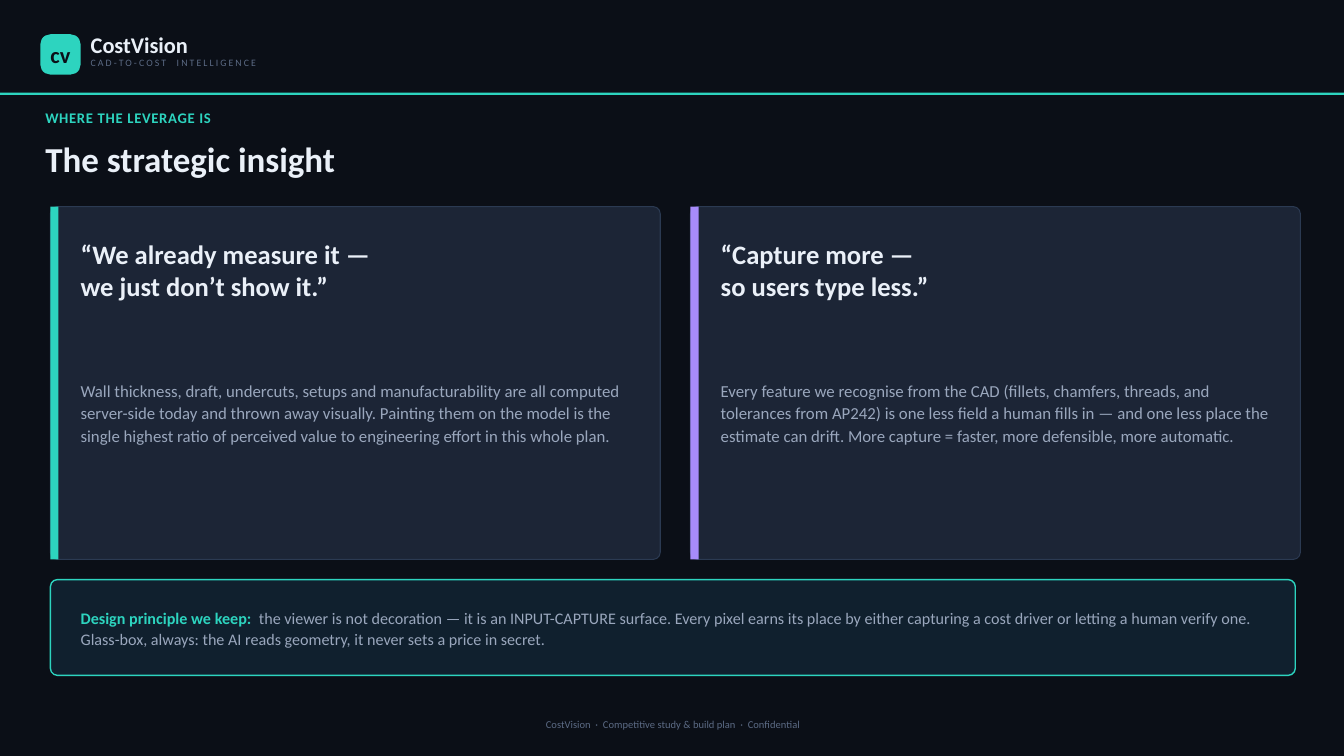
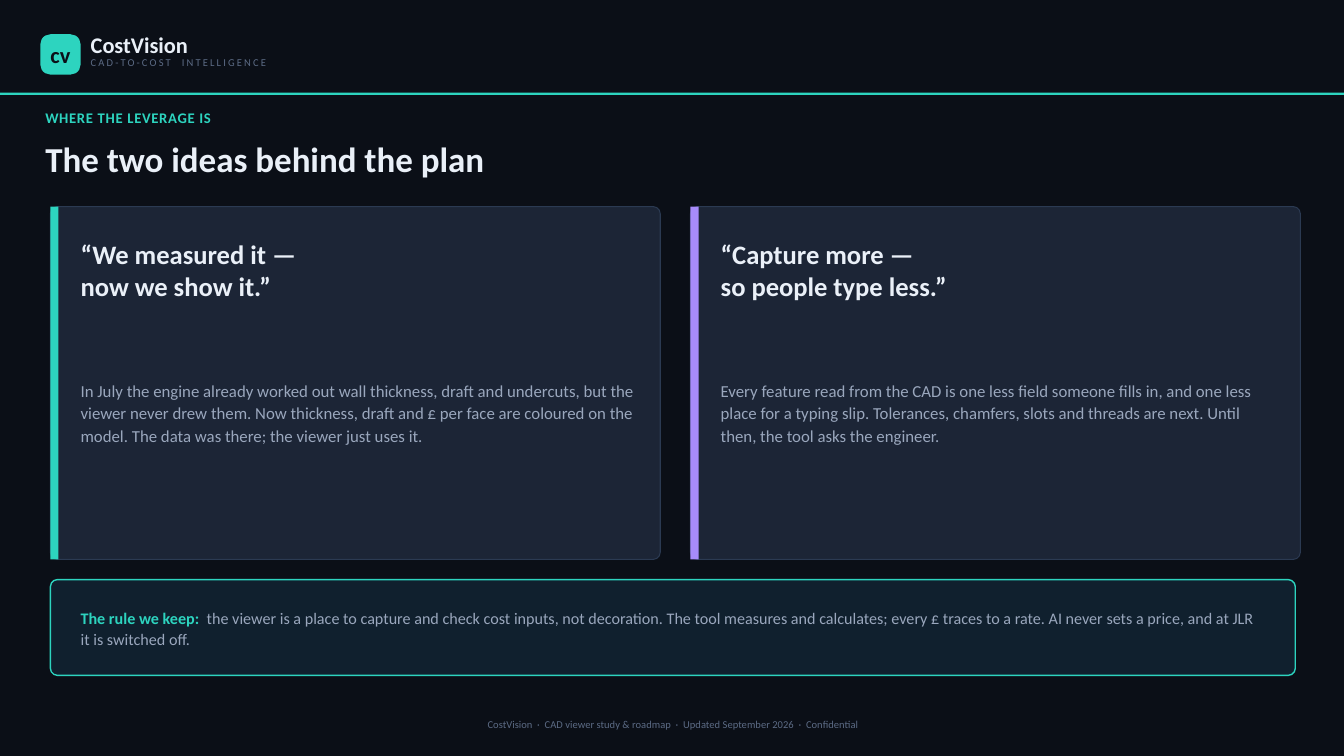
Before and after one commit to bhosaleavinash546/leamington-marathi, a slide deck: slide 7 of CostVision-3D-CAD-Viewer-Study-and-Roadmap.pptx. Drawn at 1344x756 pixels with LibreOffice and Linux fonts; fonts in the diff are those of the drawing. Boxes give left, top, right and bottom in pixels: in the first picture for what was removed or moved away, otherwise in the second. Text is boxed around its words. In the diff, an @@ line names an element or a change of style, - is before the commit and + after.

```diff
--- a/CostVision-3D-CAD-Viewer-Study-and-Roadmap.pptx
+++ b/CostVision-3D-CAD-Viewer-Study-and-Roadmap.pptx
@@ text "CAD-TO-COST INTELLIGENCE" at bbox=[91, 59, 266, 66]: size 7 to 7.5 pt @@
@@ text at bbox=[45, 147, 484, 178]: text changed @@
-The strategic insight
+The two ideas behind the plan
@@ text at bbox=[81, 244, 271, 296]: text changed @@
-“We already measure it —
-we just don’t show it.”
+“We measured it —
+now we show it.”
@@ text at bbox=[721, 277, 947, 300]: text changed @@
-so users type less.”
+so people type less.”
@@ text at bbox=[81, 385, 634, 445]: text changed @@
-Wall thickness, draft, undercuts, setups and manufacturability are all computed server-side today and thrown away visually. Painting them on the model is the single highest ratio of perceived value to engineering effort in this whole plan.
+In July the engine already worked out wall thickness, draft and undercuts, but the viewer never drew them. Now thickness, draft and £ per face are coloured on the model. The data was there; the viewer just uses it.
@@ text at bbox=[721, 385, 1251, 445]: text changed @@
-Every feature we recognise from the CAD (fillets, chamfers, threads, and tolerances from AP242) is one less field a human fills in — and one less place the estimate can drift. More capture = faster, more defensible, more automatic.
+Every feature read from the CAD is one less field someone fills in, and one less place for a typing slip. Tolerances, chamfers, slots and threads are next. Until then, the tool asks the engineer.
@@ text at bbox=[81, 612, 1254, 645]: text changed @@
-Design principle we keep: the viewer is not decoration — it is an INPUT-CAPTURE surface. Every pixel earns its place by either capturing a cost driver or letting a human verify one. Glass-box, always: the AI reads geometry, it never sets a price in secret.
+The rule we keep: the viewer is a place to capture and check cost inputs, not decoration. The tool measures and calculates; every £ traces to a rate. AI never sets a price, and at JLR it is switched off.
@@ text at bbox=[488, 721, 858, 730]: text changed @@
-CostVision · Competitive study & build plan · Confidential
+CostVision · CAD viewer study & roadmap · Updated September 2026 · Confidential
```
Also in this commit, not shown: 14 other slides changed, 1 slide added, 1 slide removed, 1 other file.
